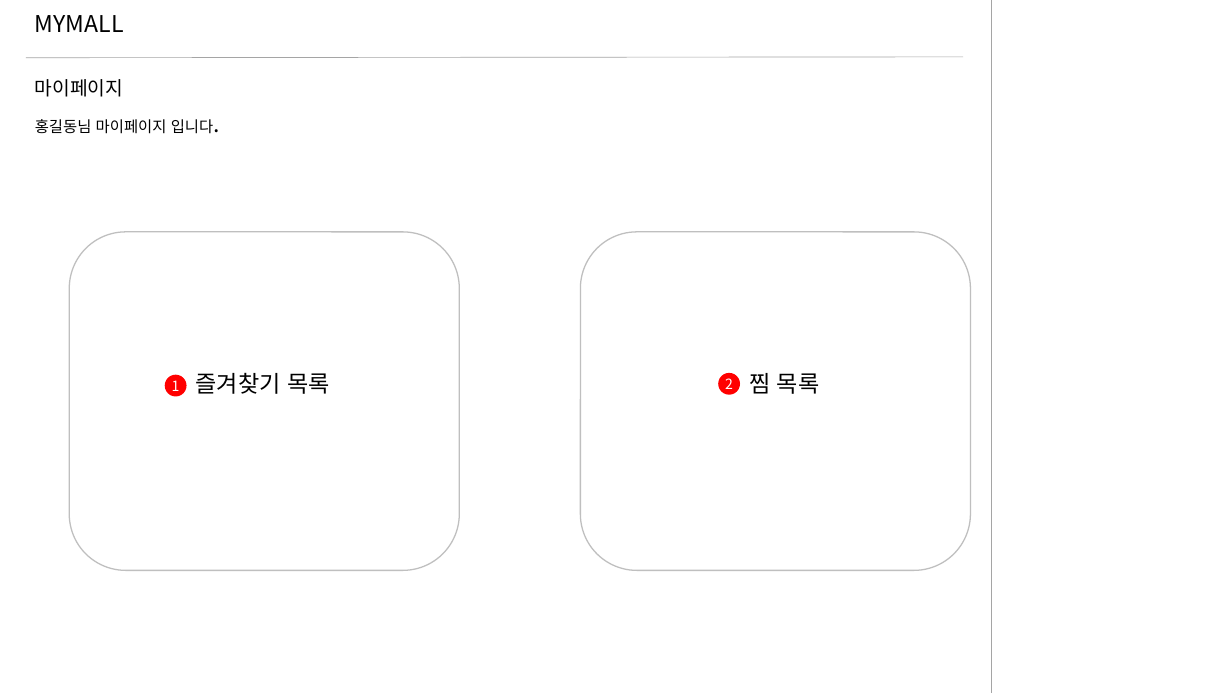
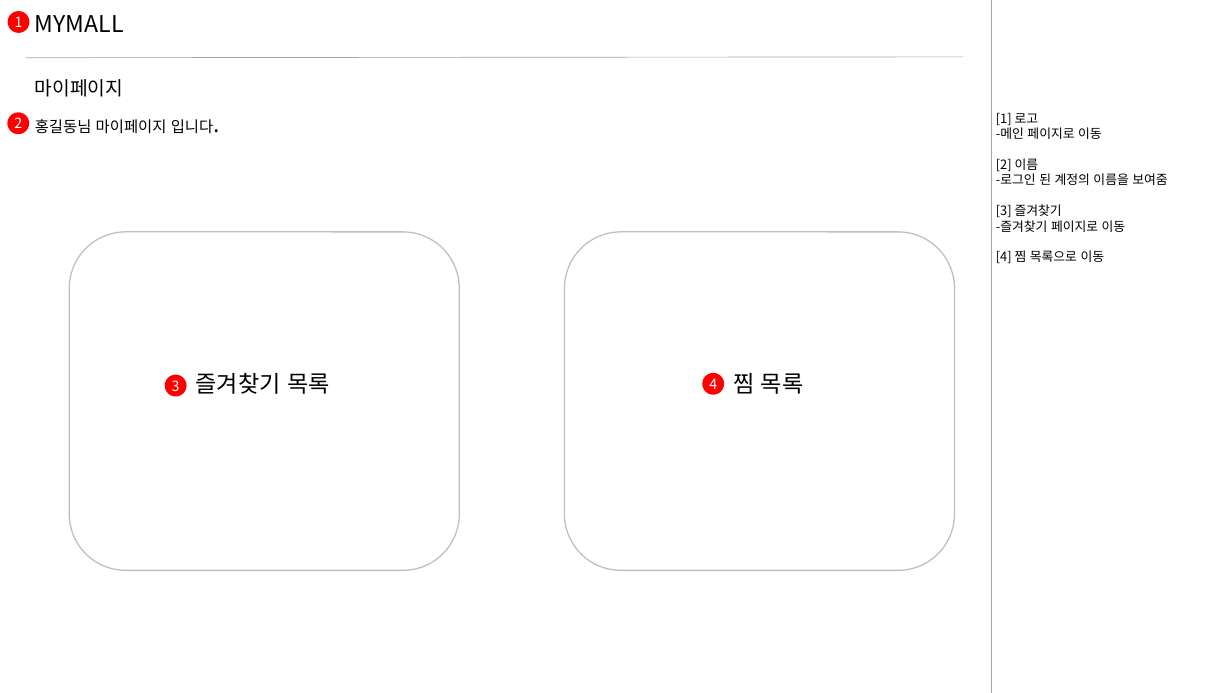
Before and after one commit to Hongsomang/mymall, a slide deck: slide 18 of document/design/MYMALL(쇼핑리스트)_스토리보드.pptx. Drawn at 1232x693 pixels with LibreOffice and Linux fonts; fonts in the diff are those of the drawing. Boxes give left, top, right and bottom in pixels: in the first picture for what was removed or moved away, otherwise in the second. Text is boxed around its words. In the diff, an @@ line names an element or a change of style, - is before the commit and + after.

```diff
--- a/document/design/MYMALL(쇼핑리스트)_스토리보드.pptx
+++ b/document/design/MYMALL(쇼핑리스트)_스토리보드.pptx
@@ ellipse added at (7,11,30,33), fill #FF0000, 11 pt, text #FFFFFF @@
+1
@@ ellipse "2": place and size @@
-ellipse "2" at (718,373,740,396)
+ellipse "2" at (7,113,30,135)
@@ text added at (996,112,1167,264), 10 pt, text #000000 @@
+[1] 로고
+-메인 페이지로 이동
+[2] 이름
+-로그인 된 계정의 이름을 보여줌
+[3] 즐겨찾기
+-즐겨찾기 페이지로 이동
+[4] 찜 목록으로 이동
@@ rounded rectangle: place and size @@
-rounded rectangle at (580,232,970,570)
+rounded rectangle at (565,232,955,570)
@@ text in ellipse at (172,380,180,391): text changed @@
-1
+3
@@ ellipse added at (702,373,725,396), fill #FF0000, 11 pt, text #FFFFFF @@
+4
@@ text "찜 목록": place and size @@
-text "찜 목록" at (749,373,820,394)
+text "찜 목록" at (733,373,804,394)
```
Also in this commit, not shown: 9 other slides changed.
